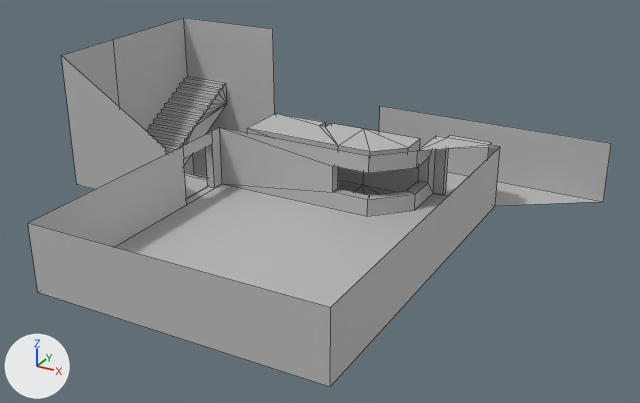
An edit to the FBX model unity/Assets/Art/Models/Shell/LibraryShell_01.fbx, drawn before and after from the same camera.
Both versions are drawn from a 50 mm camera at (0.461, -1.022, 0.517) aimed at (-0.063, -0.068, 0.04). Every picture has the same lights, and +X, +Y and +Z are marked at lower left. Mesh edges are drawn as thin lines. Where no turn or scale is listed for an object, it has been applied to the vertices.

In view in the first picture: 'LibraryShell_01'.
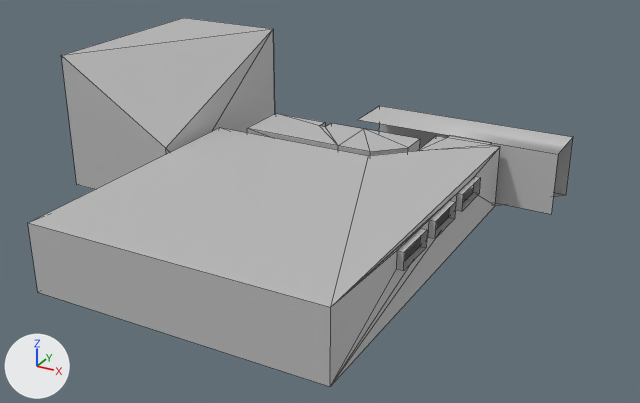
Changed parts and their boxes (x1, y1, x2, y2) in the pictures (640 x 403 px):
'LibraryShell_01', reshaped (7% narrower): before (28, 18, 611, 387); after (28, 18, 573, 387)
part 1 of me_mesh, built on: before (29, 18, 611, 387); after (29, 18, 573, 387)

What changed in the scene script:
```text
Change me_mesh:
    used by ob_libraryshell_01; location = (0.0, 0.0, 0.0)
    remove me_mesh.from_pydata(...)  # 219 vertices, 170 faces; spans x -0.46..0.252, y -0.38..0.21, z -0.097..0.2
    add me_mesh.from_pydata(...)  # 243 vertices, 200 faces; spans x -0.46..0.199, y -0.38..0.21, z -0.097..0.2
    me_mesh part 1
    4 vertices are removed from x -0.46..0.252, y -0.09..0.21, z 0.09..0.2
    7 faces are deleted
    1 vertex moves from x 0.252, y 0.21, z 0.0 to x 0.199, y 0.21, z 0.0
    16 vertices are added at x -0.107..0.199, y -0.227..0.21, z 0.0..0.09
    12 new vertices lie (0.008, 0.0, 0.0) away from vertices in x 0.12, y -0.227..0.018, z 0.059..0.082
    37 new faces join them
```
